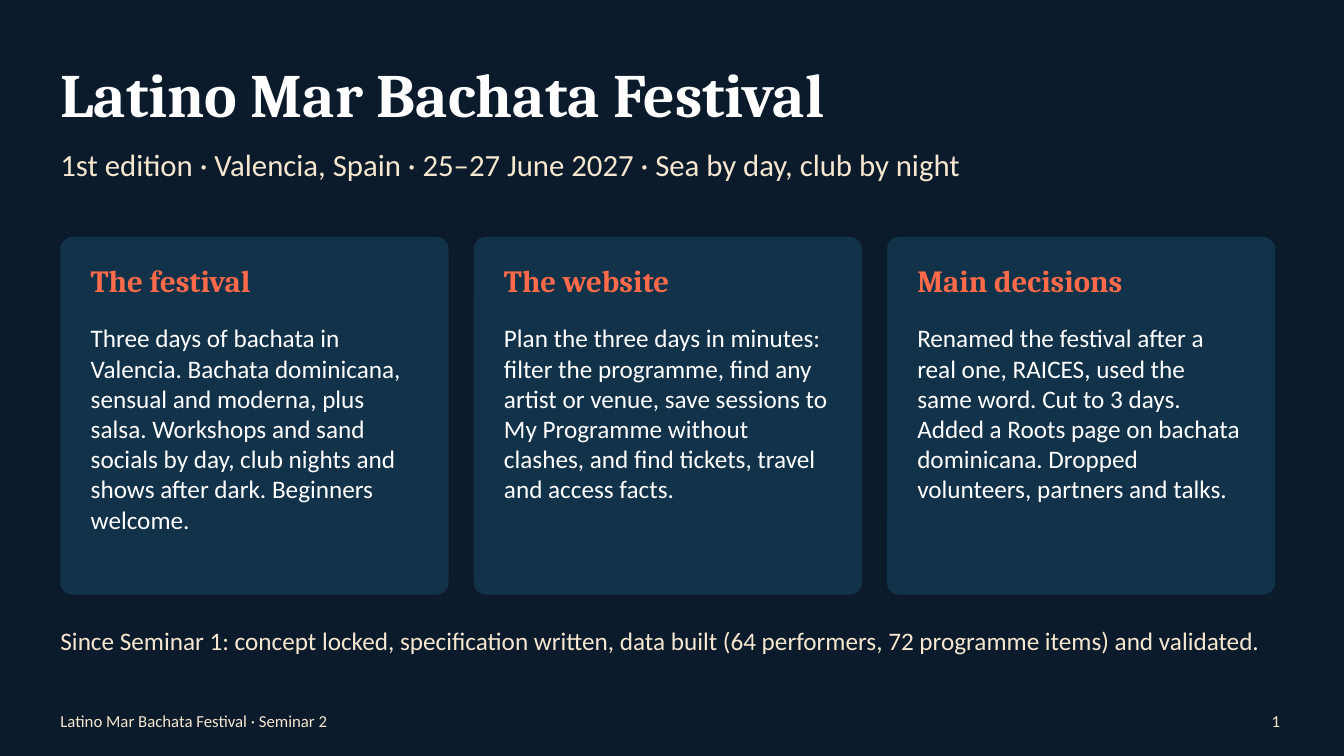
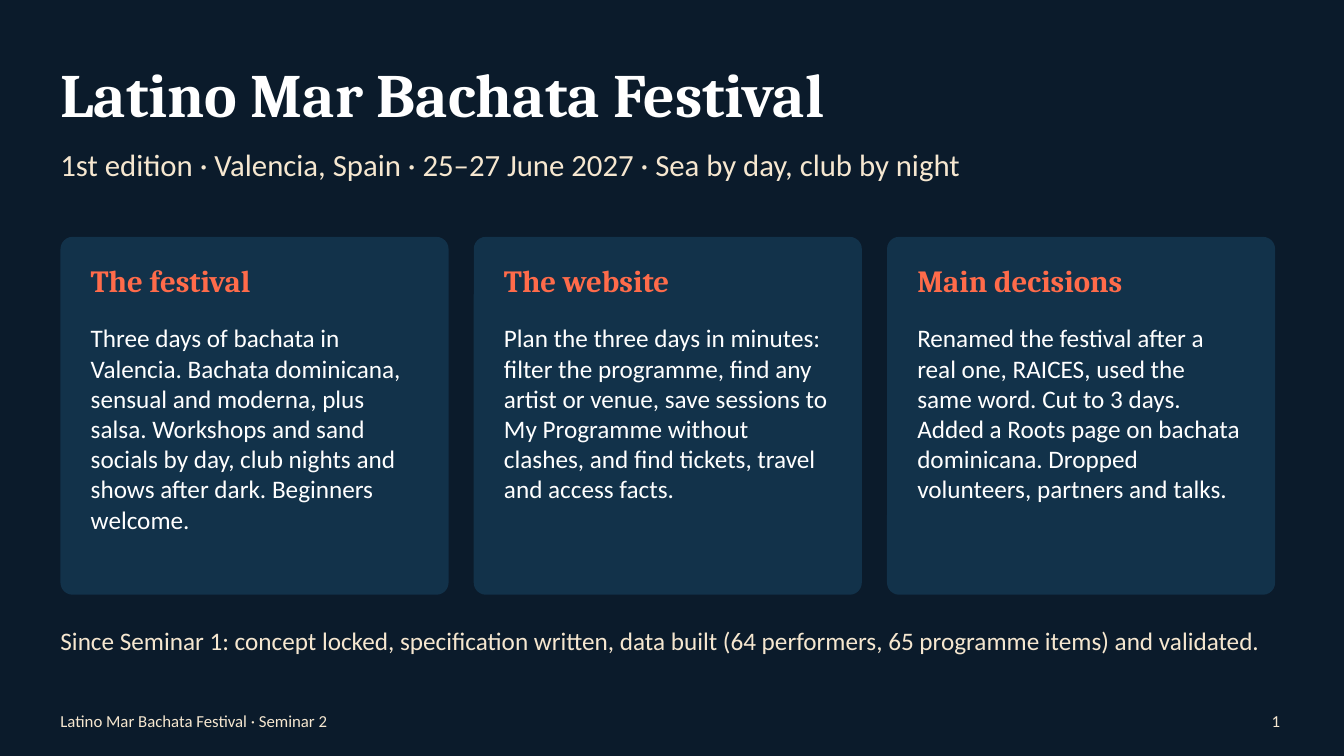
Before and after one commit to faiazyen/web-design-project, a slide deck: slide 1 of presentation.pptx. Drawn at 1344x756 pixels with LibreOffice and Linux fonts; fonts in the diff are those of the drawing. Boxes give left, top, right and bottom in pixels: in the first picture for what was removed or moved away, otherwise in the second. Text is boxed around its words. In the diff, an @@ line names an element or a change of style, - is before the commit and + after.

```diff
--- a/presentation.pptx
+++ b/presentation.pptx
@@ text at (x1=60, y1=631, x2=1259, y2=655): text changed @@
-Since Seminar 1: concept locked, specification written, data built (64 performers, 72 programme items) and validated.
+Since Seminar 1: concept locked, specification written, data built (64 performers, 65 programme items) and validated.
```
Also in this commit, not shown: 1 other slide changed, 9 other files.
